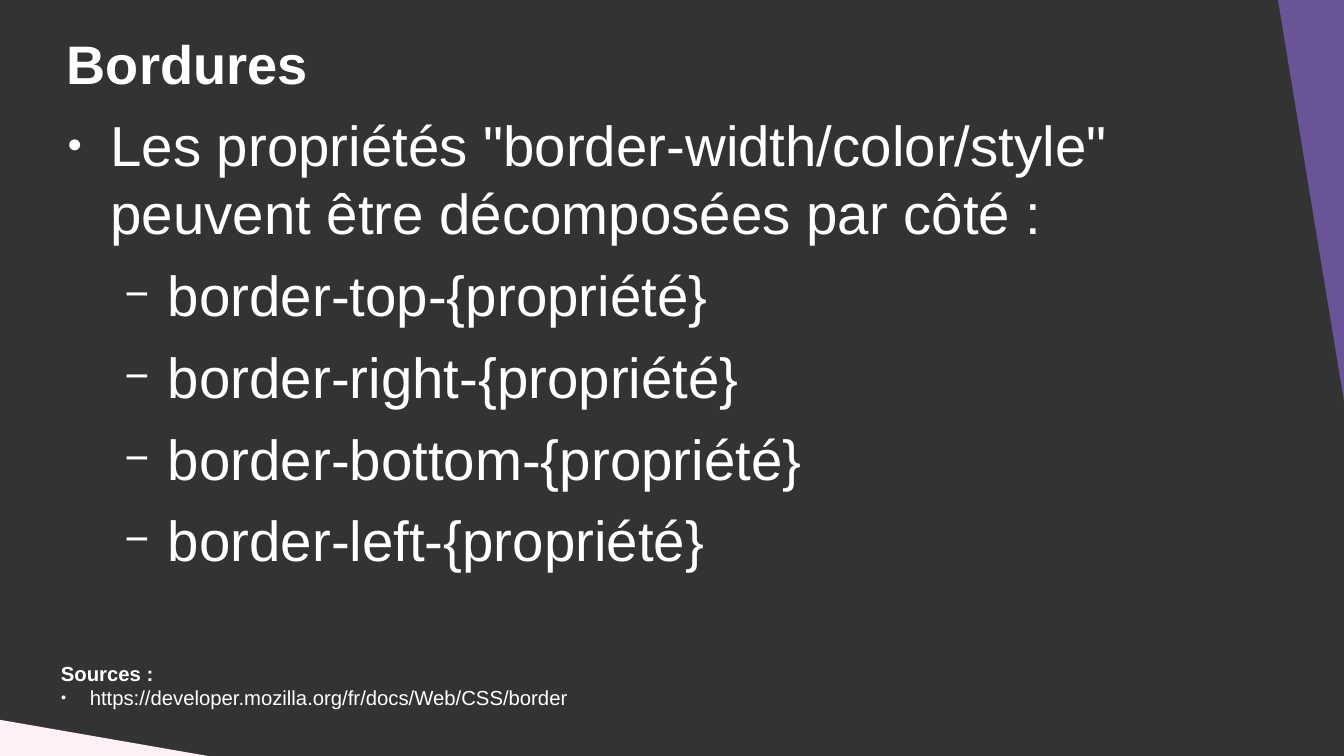
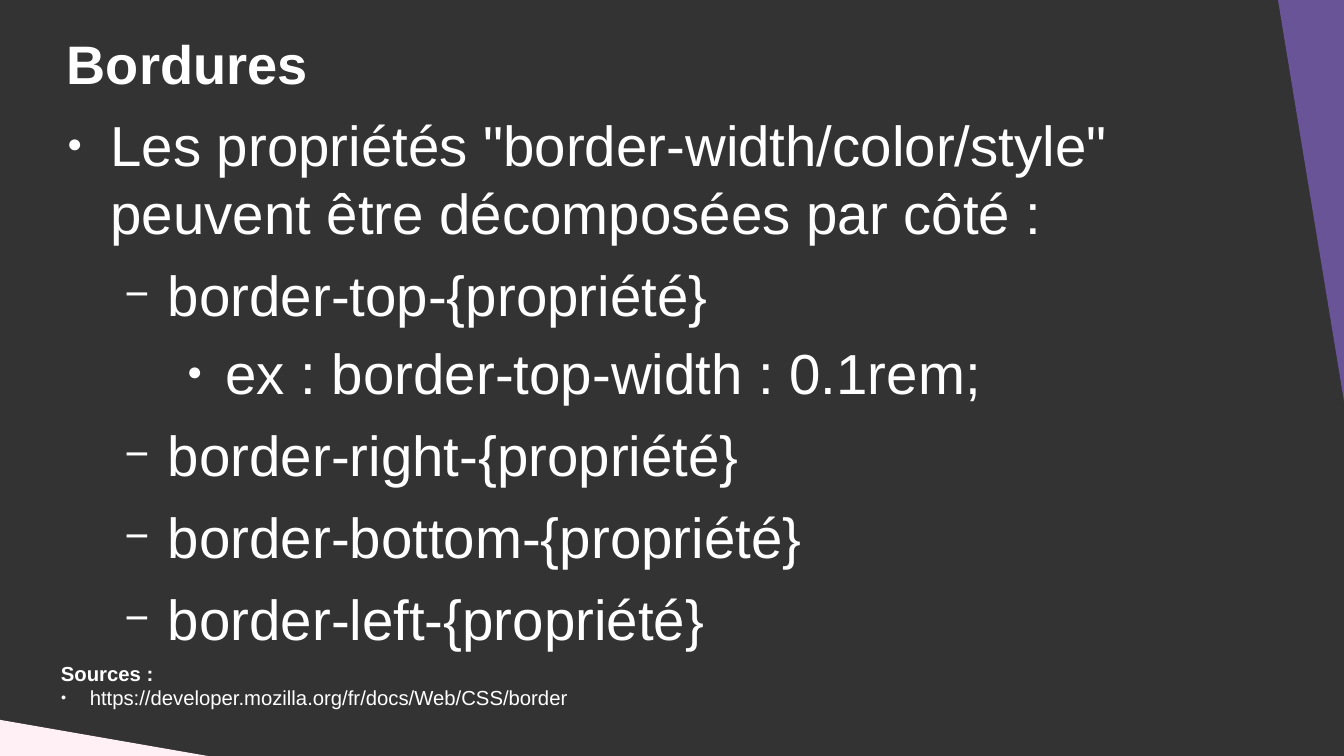
Before and after one commit to DanYellow/cours, a slide deck: slide 42 of integration-web-s1/travaux-pratiques/numero-5/presentation.odp. Drawn at 1344x756 pixels with LibreOffice and Linux fonts; fonts in the diff are those of the drawing. Boxes give left, top, right and bottom in pixels: in the first picture for what was removed or moved away, otherwise in the second. Text is boxed around its words. In the diff, an @@ line names an element or a change of style, - is before the commit and + after.

```diff
--- a/integration-web-s1/travaux-pratiques/numero-5/presentation.odp
+++ b/integration-web-s1/travaux-pratiques/numero-5/presentation.odp
@@ text at box(226, 353, 981, 404): paragraph added @@
+    ● ex : border-top-width : 0.1rem;
```
Also in this commit, not shown: 3 other slides changed, 10 slides added, 6 other files.
